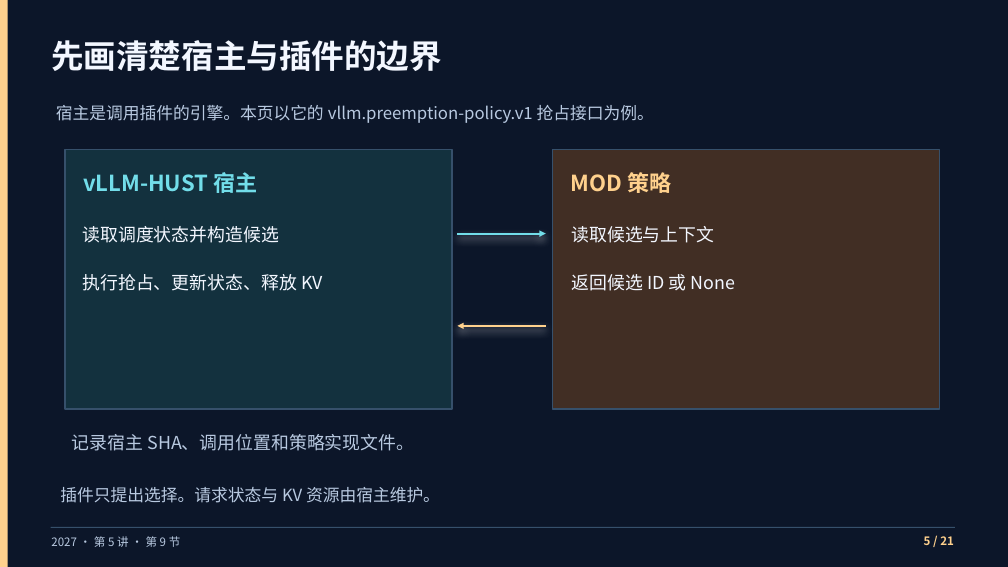
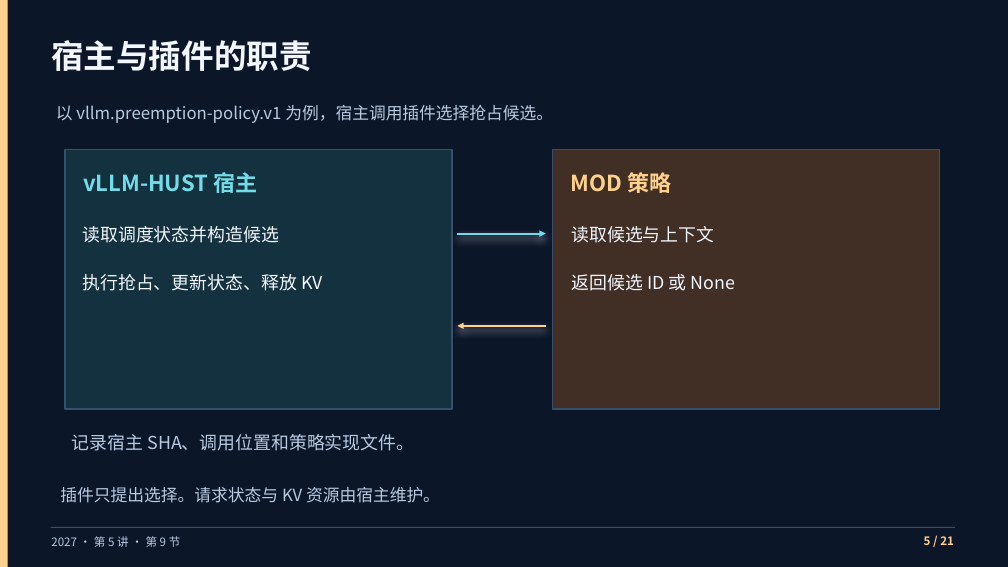
Before and after one commit to vLLM-HUST/intro-to-llm-inference-engines, a slide deck: slide 5 of build/slides/2027/lectures-8-pptx/第05讲_MOD实现与CPU测试.pptx. Drawn at 1008x567 pixels with LibreOffice and Linux fonts; fonts in the diff are those of the drawing. Boxes give left, top, right and bottom in pixels: in the first picture for what was removed or moved away, otherwise in the second. Text is boxed around its words. In the diff, an @@ line names an element or a change of style, - is before the commit and + after.

```diff
--- a/build/slides/2027/lectures-8-pptx/第05讲_MOD实现与CPU测试.pptx
+++ b/build/slides/2027/lectures-8-pptx/第05讲_MOD实现与CPU测试.pptx
@@ text at <box>51,40,311,71</box>: text changed @@
-先画清楚宿主与插件的边界
+宿主与插件的职责
@@ text at <box>56,105,553,123</box>: text changed @@
-宿主是调用插件的引擎。本页以它的 vllm.preemption-policy.v1 抢占接口为例。
+以 vllm.preemption-policy.v1 为例，宿主调用插件选择抢占候选。
```
Also in this commit, not shown: 5 other slides changed, 17 other files.
